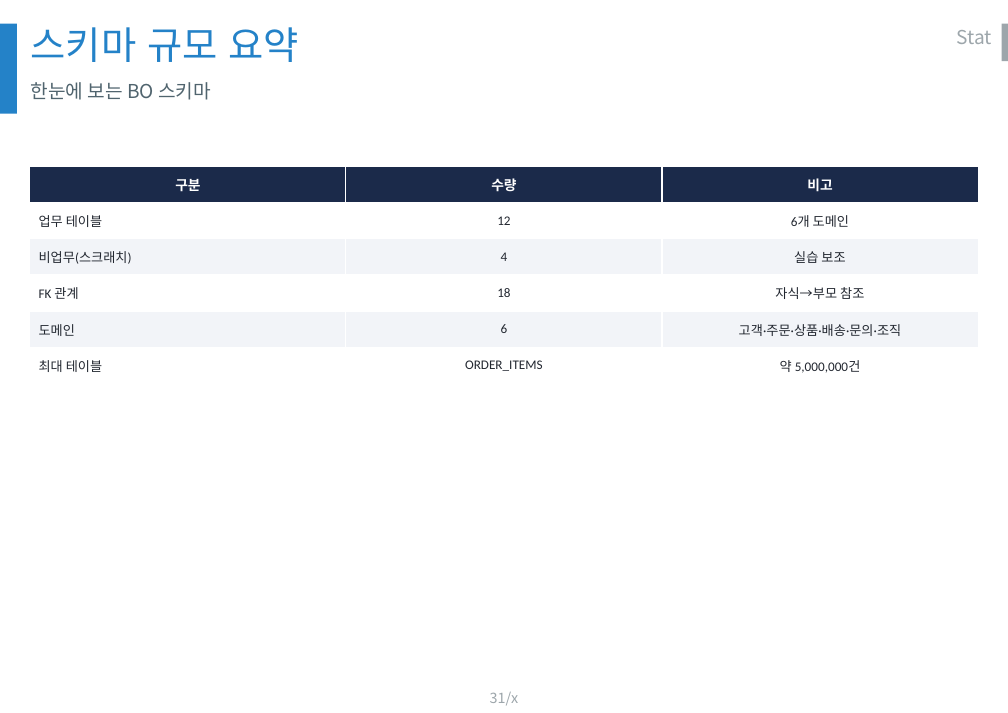
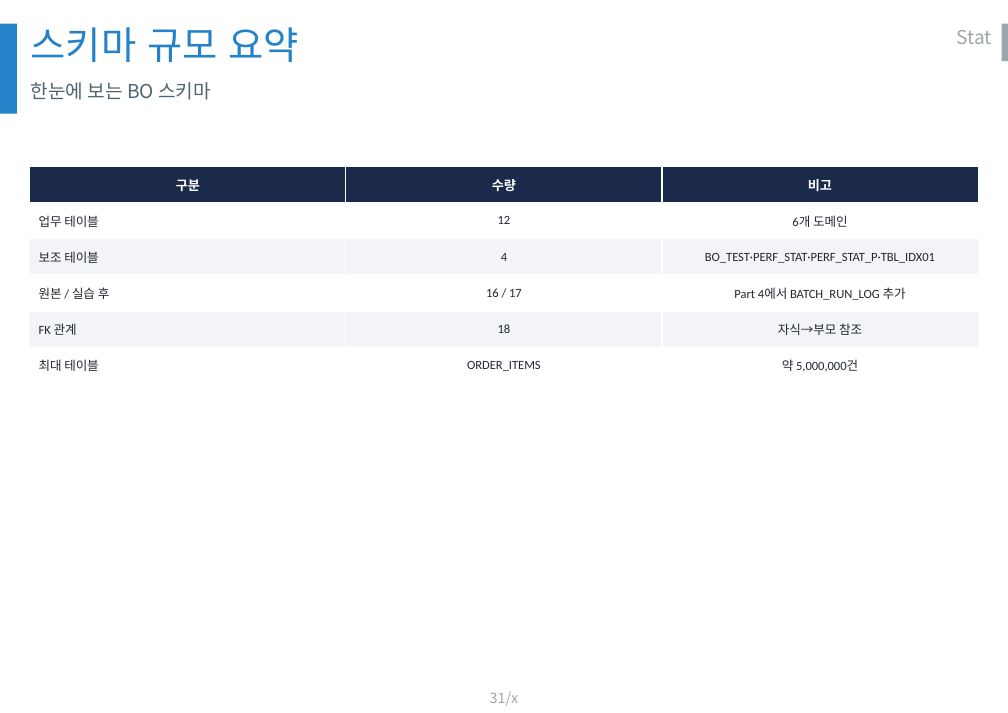
Before and after one commit to olmas70/slides, a slide deck: slide 31 of ppt/BO_DB운영_발표.pptx. Drawn at 1008x713 pixels with LibreOffice and Linux fonts; fonts in the diff are those of the drawing; background and template pictures are left out. Boxes give left, top, right and bottom in pixels: in the first picture for what was removed or moved away, otherwise in the second. Text is boxed around its words. In the diff, an @@ line names an element or a change of style, - is before the commit and + after.

```diff
--- a/ppt/BO_DB운영_발표.pptx
+++ b/ppt/BO_DB운영_발표.pptx
@@ table at (x1=30, y1=166, x2=980, y2=384) @@
-row 3: 비업무(스크래치) | 4 | 실습 보조
+row 3: 보조 테이블 | 4 | BO_TEST·PERF_STAT·PERF_STAT_P·TBL_IDX01
+row 4: 원본 / 실습 후 | 16 / 17 | Part 4에서 BATCH_RUN_LOG 추가
-row 5: 도메인 | 6 | 고객·주문·상품·배송·문의·조직
@@ size 11.5 to 11 pt in "구분", "수량", "비고" @@
@@ size 11 to 10.5 pt in "업무 테이블", "12", "6개 도메인", "4" and 3 more places @@
```
Also in this commit, not shown: 2 other slides changed.
